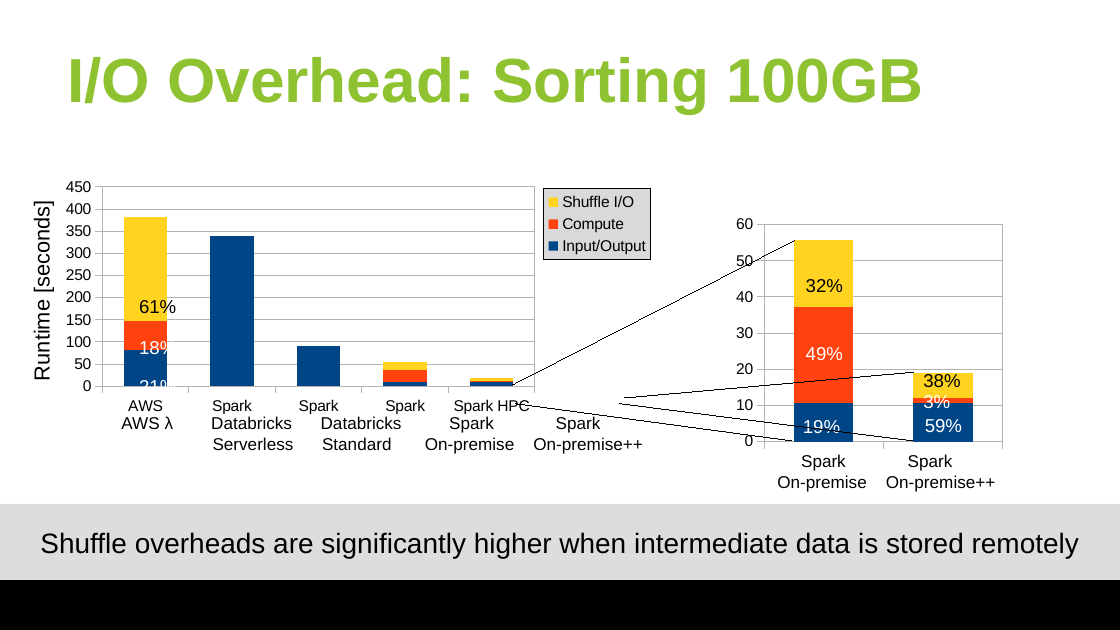
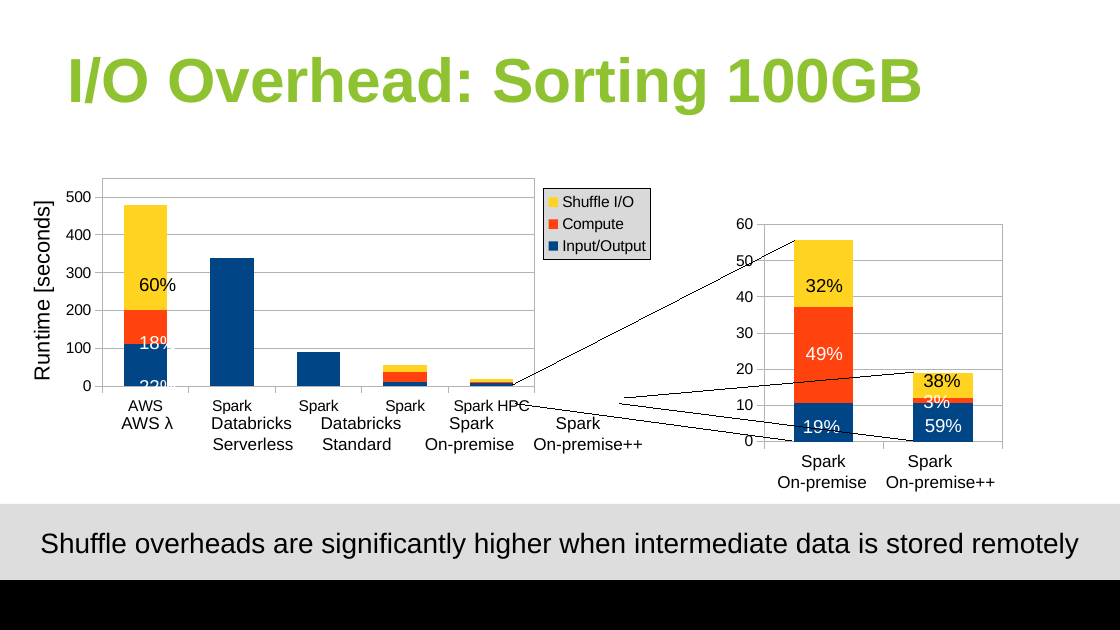
Before and after one commit to huangyibo/spark-summit-18, a slide deck: slide 13 of slides/spark-summit-18.odp. Drawn at 1120x630 pixels with LibreOffice and Linux fonts; fonts in the diff are those of the drawing; background and template pictures are left out. Boxes give left, top, right and bottom in pixels: in the first picture for what was removed or moved away, otherwise in the second. Text is boxed around its words. In the diff, an @@ line names an element or a change of style, - is before the commit and + after.

Commit message:
slides

```diff
--- a/slides/spark-summit-18.odp
+++ b/slides/spark-summit-18.odp
@@ column stacked chart at [54, 172, 664, 438] @@
@@ Input/Output, AWS Lambda: 80 to 110 @@
@@ Compute, AWS Lambda: 70 to 90 @@
@@ Shuffle I/O, AWS Lambda: 230 to 280 @@
@@ value axis changed @@
@@ text at [139, 277, 176, 296]: text changed @@
-61%
+60%
@@ text "18%": place and size @@
-text "18%" at [139, 339, 176, 358]
+text "18%" at [139, 335, 176, 354]
@@ text at [139, 378, 176, 387]: text changed @@
-21%
+22%
```
Also in this commit, not shown: 7 other slides changed, 3 other files.
